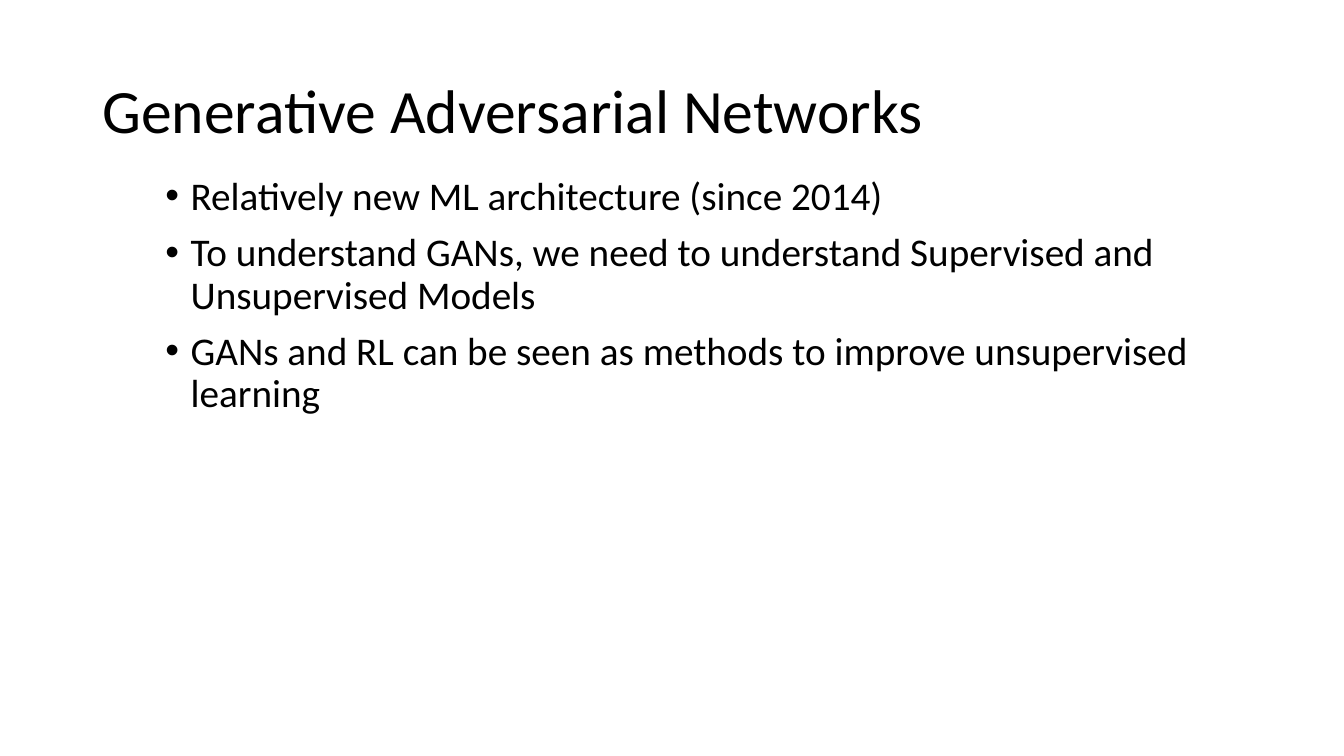
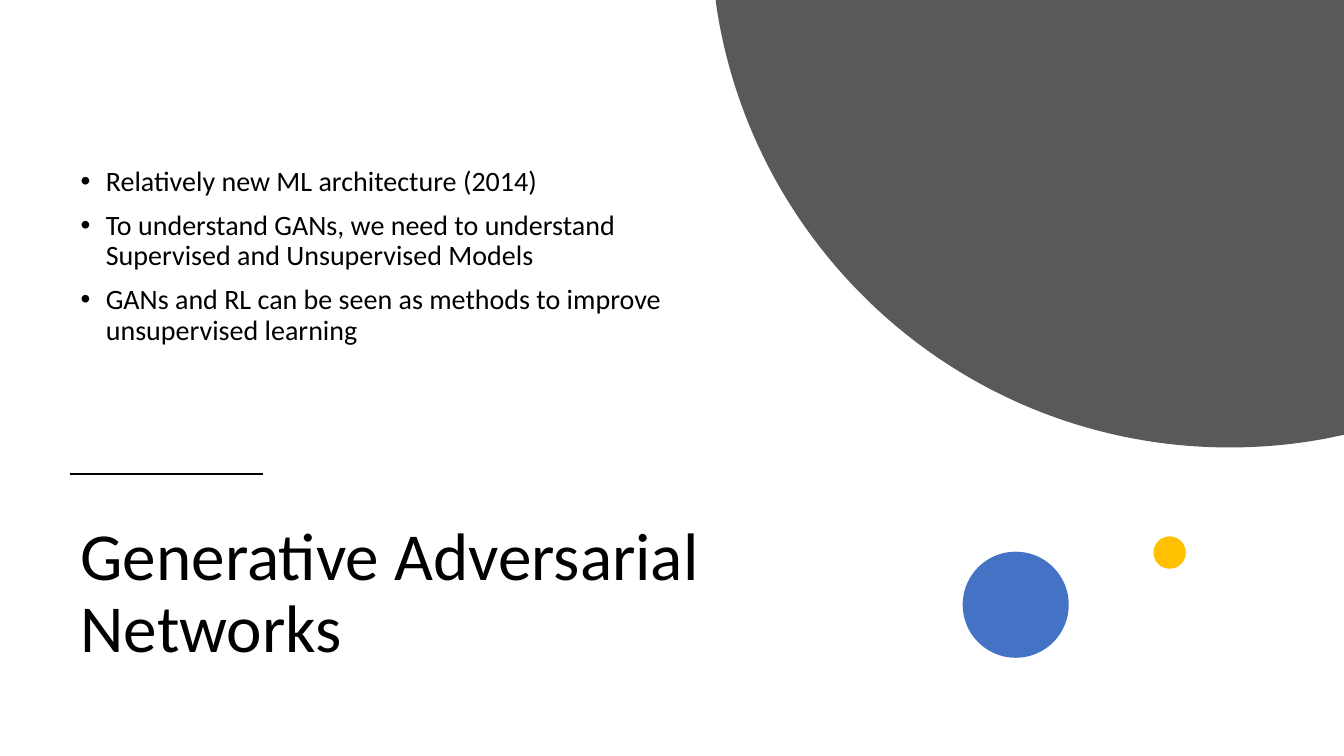
Before and after one commit to gmarchet/dnnworkshop5, a slide deck: slide 8 of presentations/6.GANs.pptx. Drawn at 1344x756 pixels with LibreOffice and Linux fonts; fonts in the diff are those of the drawing. Boxes give left, top, right and bottom in pixels: in the first picture for what was removed or moved away, otherwise in the second. Text is boxed around its words. In the diff, an @@ line names an element or a change of style, - is before the commit and + after.

```diff
--- a/presentations/6.GANs.pptx
+++ b/presentations/6.GANs.pptx
@@ freeform shape added at box(716, 0, 1344, 448), fill #595959 @@
@@ text "Relatively new ML architecture (2014)": place and size @@
-text "Relatively new ML architecture (2014)" at box(191, 181, 1187, 414)
+text "Relatively new ML architecture (2014)" at box(106, 170, 661, 345)
@@ text "Relatively new ML architecture (2014)" at box(106, 170, 661, 345): vertical alignment top to middle @@
@@ text at box(106, 170, 537, 196): text changed; size 28 to 20 pt @@
-• Relatively new ML architecture (since 2014)
+• Relatively new ML architecture (2014)
@@ text at box(106, 215, 661, 345): size 28 to 20 pt in "To understand GANs, we need to understand ...", "GANs and RL can be seen as ..." @@
@@ line added from (71, 474) to (262, 474), #000000 1.5 pt @@
@@ title "Generative Adversarial Networks": place and size @@
-title "Generative Adversarial Networks" at box(102, 90, 923, 134)
+title "Generative Adversarial Networks" at box(81, 533, 698, 653)
@@ title "Generative Adversarial Networks" at box(81, 533, 698, 653): size 44 to 48 pt @@
@@ ellipse added at box(1153, 536, 1186, 569), fill #FFC000 @@
@@ ellipse added at box(963, 552, 1069, 657), fill #4472C4 @@
```
Also in this commit, not shown: 11 other slides changed, 2 other files.
